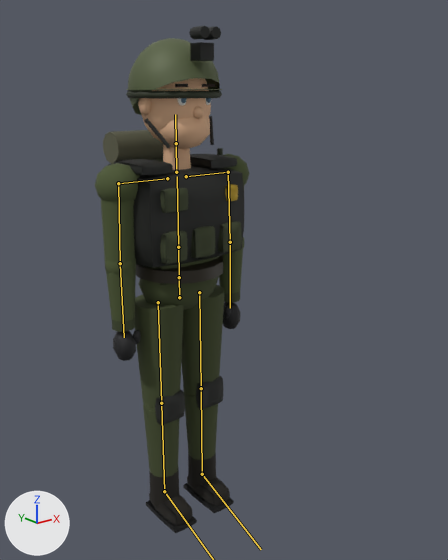
A saved change to the glTF model godot/assets/characters/marc.glb.
Rendered twice from a 50 mm lens placed at (-1.307, -1.912, 1.732), pointed at (0.082, -0.175, 1.038). Arrows for +X, +Y and +Z are at lower left; the lights stay in place. The first picture is the older version. The bones that change, and the others that lie on the model, are drawn over the model as lines.

Names of what the first picture shows: 'Body'.
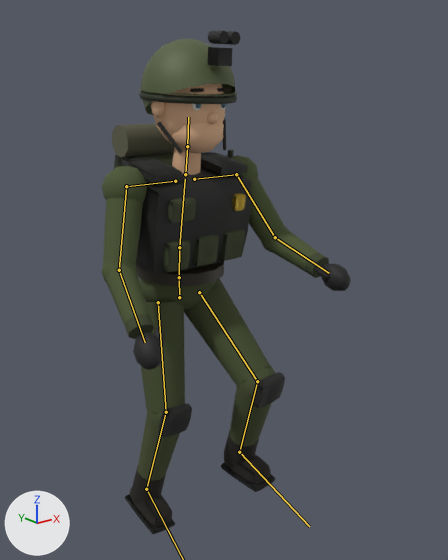
The newer file adds an action. The first version stands in its rest pose; the second is drawn at frame 13 of the action 'Jump'.

Location of each change, [x1, y1, x2, y2] in pixels of the pictures (448 x 560 px):
'Body', posed (61% wider)
    before: [95, 26, 249, 533]
    after: [102, 30, 351, 534]
bone 'Abdomen', root to tip
    before: (179, 277) to (178, 247)
    after: (179, 277) to (179, 247)
bone 'Torso', root to tip
    before: (178, 247) to (177, 176)
    after: (179, 247) to (185, 179)
bone 'Head', root to tip
    before: (176, 143) to (175, 114)
    after: (187, 146) to (188, 117)
bone 'UpperArm.L', root to tip
    before: (228, 172) to (230, 242)
    after: (236, 174) to (275, 237)
bone 'LowerArm.L', root to tip
    before: (230, 242) to (230, 308)
    after: (275, 237) to (329, 273)
bone 'UpperArm.R', root to tip
    before: (118, 183) to (120, 263)
    after: (126, 186) to (119, 270)
bone 'LowerArm.R', root to tip
    before: (120, 263) to (124, 337)
    after: (119, 270) to (145, 342)
bone 'UpperLeg.L', root to tip
    before: (199, 292) to (201, 388)
    after: (199, 292) to (257, 381)
bone 'LowerLeg.L', root to tip
    before: (201, 388) to (202, 474)
    after: (257, 381) to (239, 452)
bone 'Foot.L', root to tip
    before: (202, 474) to (261, 549)
    after: (239, 452) to (309, 526)
bone 'UpperLeg.R', root to tip
    before: (158, 302) to (161, 403)
    after: (158, 302) to (166, 412)
bone 'LowerLeg.R', root to tip
    before: (161, 403) to (164, 491)
    after: (166, 412) to (146, 489)

Diff of the bpy script that builds the scene:
```diff
--- a/godot/assets/characters/marc.glb.py
+++ b/godot/assets/characters/marc.glb.py
@@ bone_abdomen @@
 bone_abdomen = bpy.data.objects['CharacterArmature'].pose.bones['Abdomen']  # child of 'Hips'
-bone_abdomen.rotation_quaternion = (1.0, 0.0, 0.0, 0.0)  # degrees (0, 0, 0)
+bone_abdomen.rotation_quaternion = (0.999, 0.033, 0.0, 0.0)  # degrees (4, 0, 0)
@@ bone_torso @@
 bone_torso = bpy.data.objects['CharacterArmature'].pose.bones['Torso']  # child of 'Abdomen'
-bone_torso.rotation_quaternion = (1.0, 0.0, 0.0, 0.0)  # degrees (0, 0, 0)
+bone_torso.rotation_quaternion = (0.999, 0.051, 0.0, 0.0)  # degrees (6, 0, 0)
@@ bone_head @@
 bone_head = bpy.data.objects['CharacterArmature'].pose.bones['Head']  # child of 'Neck'
-bone_head.rotation_quaternion = (1.0, 0.0, 0.0, 0.0)  # degrees (0, 0, 0)
+bone_head.rotation_quaternion = (0.999, -0.049, 0.0, 0.0)  # degrees (-6, 0, 0)
@@ bone_upperarm_l @@
 bone_upperarm_l = bpy.data.objects['CharacterArmature'].pose.bones['UpperArm.L']  # child of 'Shoulder.L'
-bone_upperarm_l.rotation_quaternion = (1.0, 0.0, 0.0, 0.0)  # degrees (0, 0, 0)
+bone_upperarm_l.rotation_quaternion = (0.928, -0.343, 0.036, -0.143)  # degrees (-40, -2, -17)
@@ bone_lowerarm_l @@
 bone_lowerarm_l = bpy.data.objects['CharacterArmature'].pose.bones['LowerArm.L']  # child of 'UpperArm.L'
-bone_lowerarm_l.rotation_quaternion = (1.0, 0.0, 0.0, 0.0)  # degrees (0, 0, 0)
+bone_lowerarm_l.rotation_quaternion = (0.934, -0.358, 0.0, 0.0)  # degrees (-42, 0, 0)
@@ bone_upperarm_r @@
 bone_upperarm_r = bpy.data.objects['CharacterArmature'].pose.bones['UpperArm.R']  # child of 'Shoulder.R'
-bone_upperarm_r.rotation_quaternion = (1.0, 0.0, 0.0, 0.0)  # degrees (0, 0, 0)
+bone_upperarm_r.rotation_quaternion = (0.97, -0.193, -0.021, 0.144)  # degrees (-22, 1, 17)
@@ bone_lowerarm_r @@
 bone_lowerarm_r = bpy.data.objects['CharacterArmature'].pose.bones['LowerArm.R']  # child of 'UpperArm.R'
-bone_lowerarm_r.rotation_quaternion = (1.0, 0.0, 0.0, 0.0)  # degrees (0, 0, 0)
+bone_lowerarm_r.rotation_quaternion = (0.951, -0.309, 0.0, 0.0)  # degrees (-36, 0, 0)
@@ bone_upperleg_l @@
 bone_upperleg_l = bpy.data.objects['CharacterArmature'].pose.bones['UpperLeg.L']  # child of 'Hips'
-bone_upperleg_l.rotation_quaternion = (1.0, 0.0, 0.0, 0.0)  # degrees (0, 0, 0)
+bone_upperleg_l.rotation_quaternion = (0.905, -0.422, 0.018, -0.04)  # degrees (-50, 0, -5)
@@ bone_lowerleg_l @@
 bone_lowerleg_l = bpy.data.objects['CharacterArmature'].pose.bones['LowerLeg.L']  # child of 'UpperLeg.L'
-bone_lowerleg_l.rotation_quaternion = (1.0, 0.0, 0.0, 0.0)  # degrees (0, 0, 0)
+bone_lowerleg_l.rotation_quaternion = (0.819, 0.574, 0.0, 0.0)  # degrees (70, 0, 0)
@@ bone_foot_l @@
 bone_foot_l = bpy.data.objects['CharacterArmature'].pose.bones['Foot.L']  # child of 'LowerLeg.L'
-bone_foot_l.rotation_quaternion = (1.0, 0.0, 0.0, 0.0)  # degrees (0, 0, 0)
+bone_foot_l.rotation_quaternion = (0.982, -0.191, 0.0, 0.0)  # degrees (-22, 0, 0)
@@ bone_upperleg_r @@
 bone_upperleg_r = bpy.data.objects['CharacterArmature'].pose.bones['UpperLeg.R']  # child of 'Hips'
-bone_upperleg_r.rotation_quaternion = (1.0, 0.0, 0.0, 0.0)  # degrees (0, 0, 0)
+bone_upperleg_r.rotation_quaternion = (0.994, -0.104, -0.005, 0.043)  # degrees (-12, 0, 5)
@@ bone_lowerleg_r @@
 bone_lowerleg_r = bpy.data.objects['CharacterArmature'].pose.bones['LowerLeg.R']  # child of 'UpperLeg.R'
-bone_lowerleg_r.rotation_quaternion = (1.0, 0.0, 0.0, 0.0)  # degrees (0, 0, 0)
+bone_lowerleg_r.rotation_quaternion = (0.97, 0.242, 0.0, 0.0)  # degrees (28, 0, 0)
@@ bone_foot_r @@
 bone_foot_r = bpy.data.objects['CharacterArmature'].pose.bones['Foot.R']  # child of 'LowerLeg.R'
-bone_foot_r.rotation_quaternion = (1.0, 0.0, 0.0, 0.0)  # degrees (0, 0, 0)
+bone_foot_r.rotation_quaternion = (0.999, -0.052, 0.0, 0.0)  # degrees (-6, 0, 0)
```
